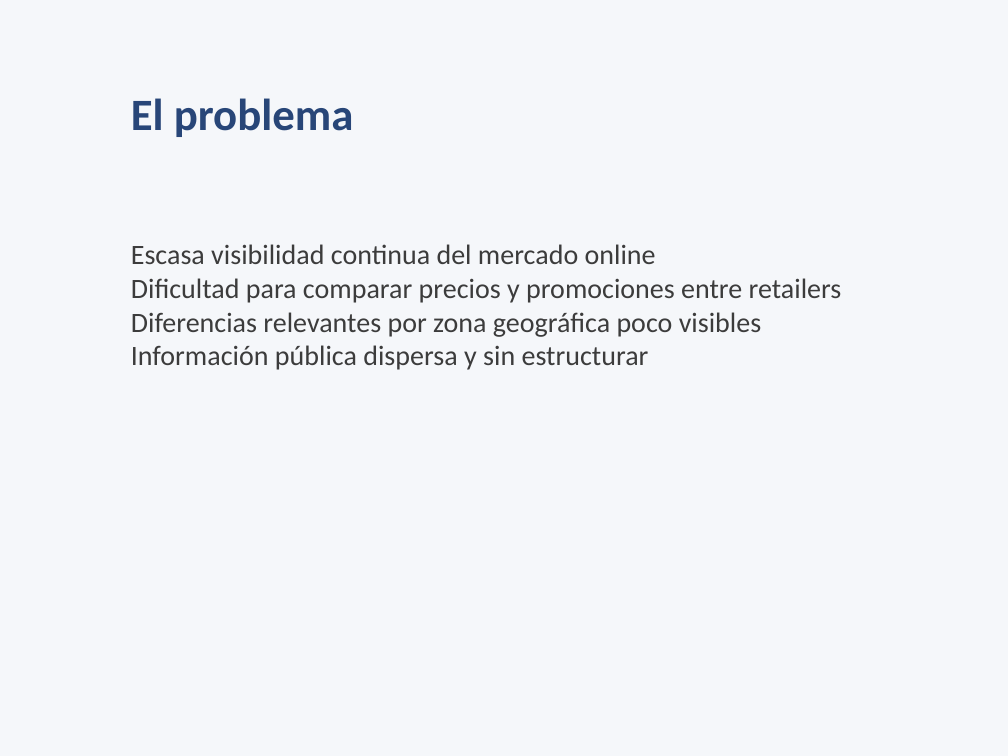
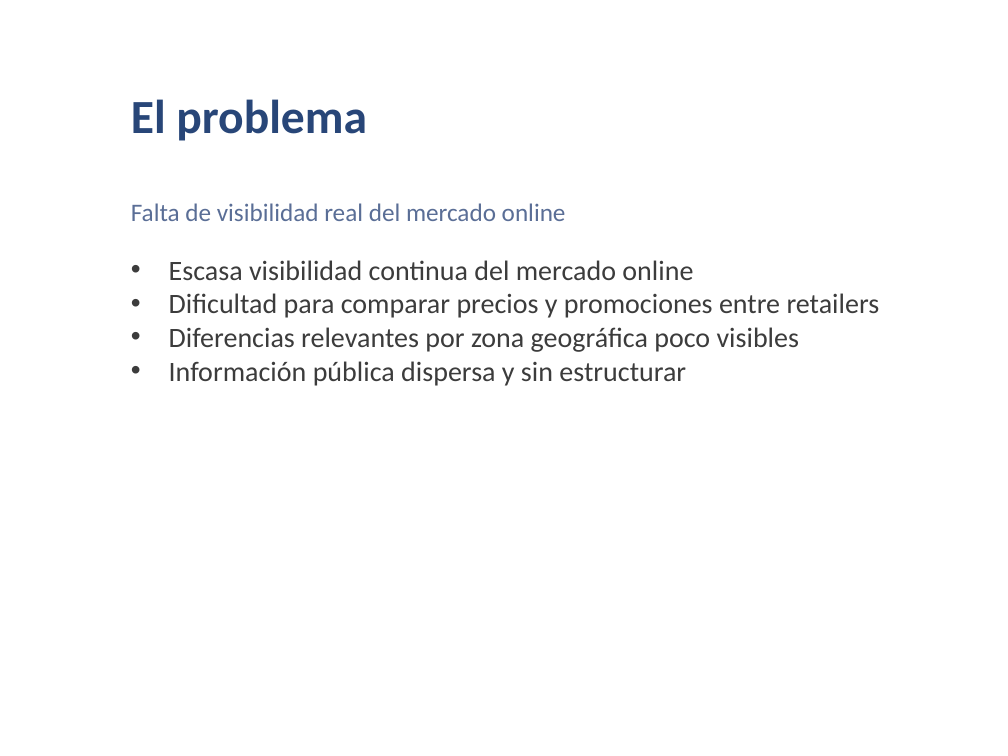
Before and after one commit to egarde-git/proyecto-curso, a slide deck: slide 2 of PresentacionProyecto.pptx. Drawn at 1008x756 pixels with LibreOffice and Linux fonts; fonts in the diff are those of the drawing. Boxes give left, top, right and bottom in pixels: in the first picture for what was removed or moved away, otherwise in the second. Text is boxed around its words. In the diff, an @@ line names an element or a change of style, - is before the commit and + after.

```diff
--- a/PresentacionProyecto.pptx
+++ b/PresentacionProyecto.pptx
@@ background #F5F7FA to #FFFFFF @@
@@ text "El problema" at <box>131,99,367,141</box>: size 32 to 34 pt @@
@@ text added at <box>131,203,566,221</box>, 18 pt, text #5A6E96 @@
+Falta de visibilidad real del mercado online
@@ text "Escasa visibilidad continua del mercado ...": place and size @@
-text "Escasa visibilidad continua del mercado ..." at <box>131,244,842,370</box>
+text "Escasa visibilidad continua del mercado ..." at <box>169,260,880,386</box>
@@ text "Escasa visibilidad continua del mercado ..." at <box>169,260,880,386</box>: bullet none to • @@
```
Also in this commit, not shown: 8 other slides changed.
